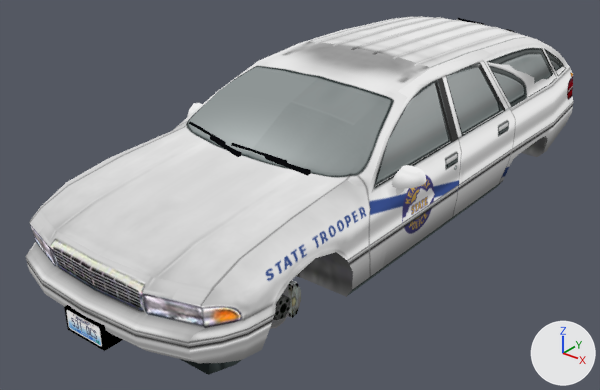
An edit to the Blender file Vehicles/Vehicles_CarNormal/Chevrolet_Caprice.blend, drawn before and after from the same camera.
One viewpoint serves both versions: a 50 mm lens placed at (1.75, -2.53, 1.11), pointed at (-0.13, -0.17, -0.35). Every picture has the same lights, and +X, +Y and +Z are marked at lower right.

Names of what the first picture shows: 'CHEVROLET CAPRICE - SEDAN', 'CHEVROLET CAPRICE - STATION WAGON'.
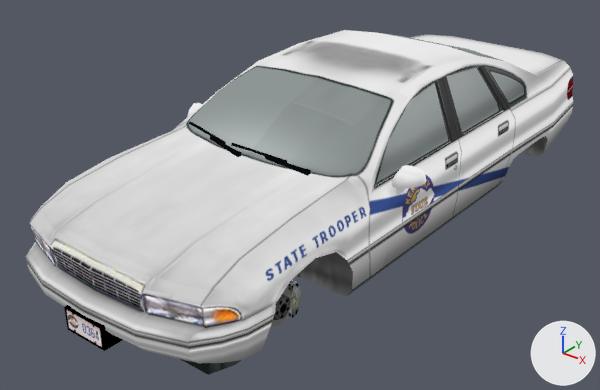
The change, as JSON lines over the scene's bpy script:
```json
{"op": "add", "block": "ob_chevrolet_caprice___station_wagon", "code": "ob_chevrolet_caprice___station_wagon.hide_set(True)"}
```

What differs and where, as boxes (x1, y1, x2, y2) in the pictures (600 x 390 px):
```json
{"object": "CHEVROLET CAPRICE - STATION WAGON", "change": "hidden", "before": [66, 16, 573, 363]}
```
